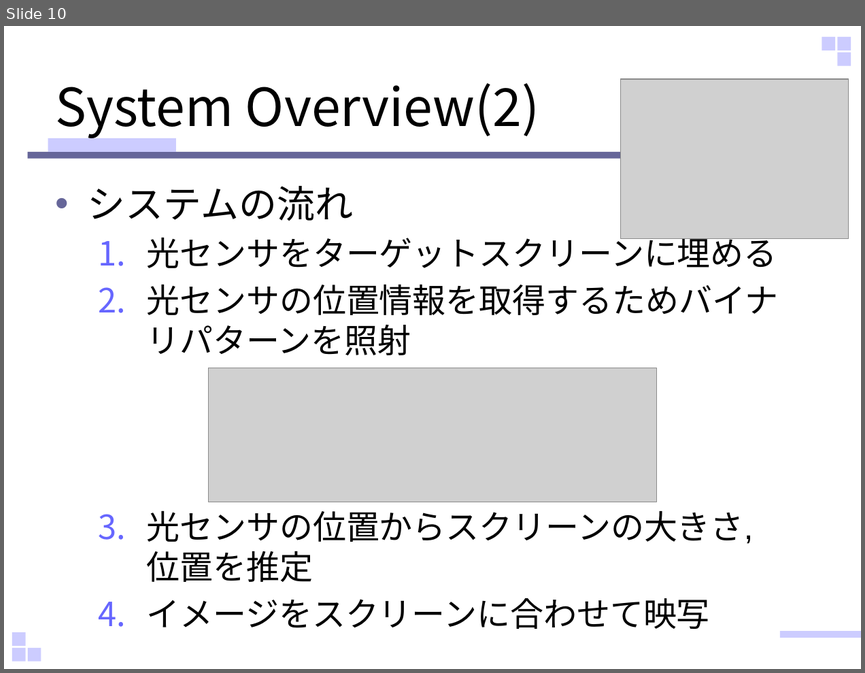
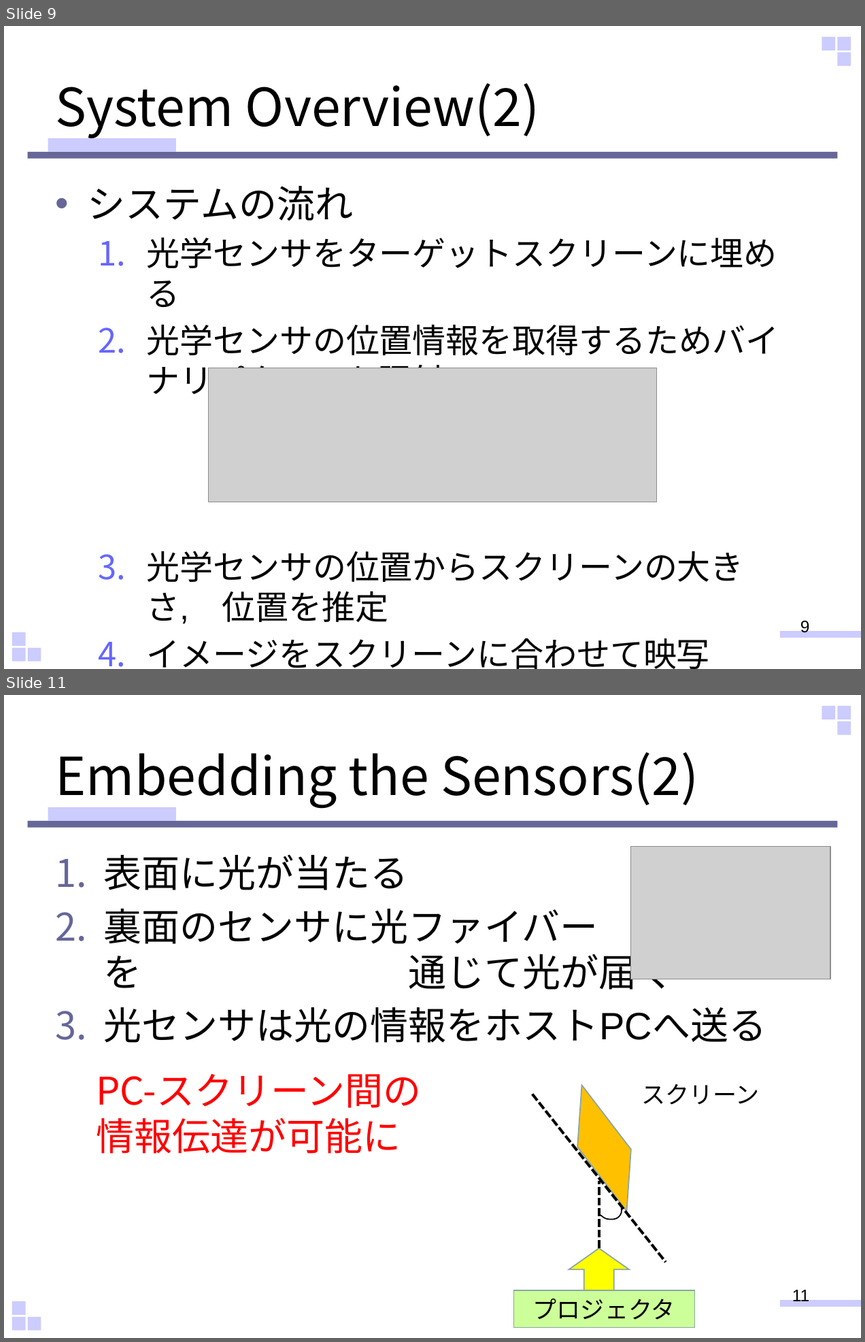
Before and after one commit to sho-hama/Human_Interface, a slide deck: HI_hamana.pptx. Shown one above the other, each under a label of ours: slide 10 before the commit, slides 9 and 11 after it; the slides between them are not shown. The pictures are 865x673 and 865x1342 pixels, drawn with LibreOffice and Linux fonts; fonts in the diff are those of the drawing; grey boxes stand for pictures. Boxes give left, top, right and bottom in pixels: in the first picture for what was removed or moved away, otherwise in the second. Text is boxed around its words. In the diff, an @@ line names an element or a change of style, - is before the commit and + after.

Commit message:
出典と光学センサの説明追加

```diff
--- a/HI_hamana.pptx
+++ b/HI_hamana.pptx
@@ slide 11 added at [4, 695, 861, 1338], background #FFFFFF; not listed: 9 template elements that a slide beside it also shows @@
@@ title added at [56, 752, 698, 808], 44 pt, text #000000 @@
+Embedding the Sensors(2)
@@ text added at [103, 854, 766, 1042], 32 pt, text #000000 @@
+1. 表面に光が当たる
+2. 裏面のセンサに光ファイバーを 通じて光が届く
+3. 光センサは光の情報をホストPCへ送る
@@ picture added at [631, 847, 831, 979] @@
@@ text added at [96, 1074, 421, 1153], 32 pt, text #FF0000 @@
+PC-スクリーン間の
+情報伝達が可能に
@@ line added from (532, 1094) to (666, 1261), #000000 2.25 pt dashed @@
@@ parallelogram added at [573, 1085, 636, 1211], fill #FFC000, outline #8AA6A8 1 pt @@
@@ text added at [641, 1084, 759, 1104], 20 pt, text #000000 @@
+スクリーン
@@ line added from (598, 1248) to (598, 1181), #000000 2.25 pt dashed @@
@@ freeform shape added at [598, 1207, 621, 1219], outline #000000 1 pt @@
@@ right arrow added at [569, 1248, 629, 1290], fill #FFFF00, outline #8AA6A8 1 pt @@
@@ rectangle added at [514, 1291, 695, 1327], fill #CCFF99, outline #8AA6A8 1 pt, 20 pt, text #000000 @@
+プロジェクタ
@@ page number added at [792, 1289, 809, 1304], 14 pt, text #000000 @@
+11
@@ what was slide 10 is now slide 9 @@
@@ slide 9 changed as well @@
@@ picture removed at [621, 79, 849, 238] @@
@@ text at [146, 237, 779, 624]: text changed @@
-  1. 光センサをターゲットスクリーンに埋める
-  2. 光センサの位置情報を取得するためバイナリパターンを照射
-  3. 光センサの位置からスクリーンの大きさ, 位置を推定
+  1. 光学センサをターゲットスクリーンに埋める
+  2. 光学センサの位置情報を取得するためバイナリパターンを照射
+  3. 光学センサの位置からスクリーンの大きさ, 位置を推定
@@ page number added at [800, 618, 810, 633], 14 pt, text #000000 @@
+9
```
Also in this commit, not shown: 8 other slides changed, 2 other slides added, 1 slide removed.
